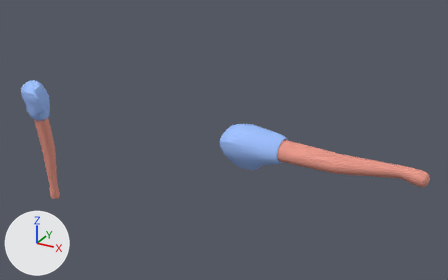
One commit to the Blender file Assets/Blender projects/PlayerModel in camera.blend: the scene before it, then after it.
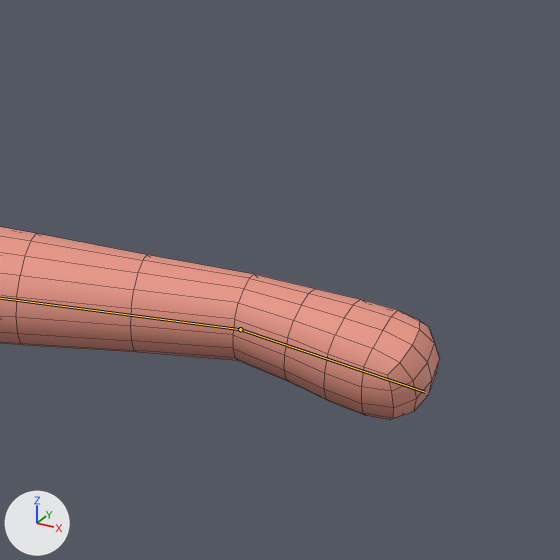
Old and new are each drawn whole from a camera (50 mm lens) standing at (15.51, -35.33, 39.0) and looking at (-5.51, 2.89, 19.89) and again close up on the part from 81% to 100% of the width and 45% to 74% of the height. Every picture has the same lights, and +X, +Y and +Z are marked at lower left. Both versions are drawn at the pose saved in each file; the numbers are the values there. The bones that bend it are drawn over the model as lines in the close-ups. The close-ups show mesh edges as thin lines.

Names of what the first close-up shows: 'PlayerModel'.
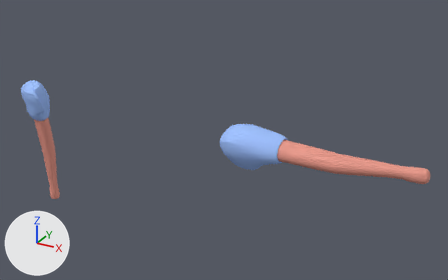
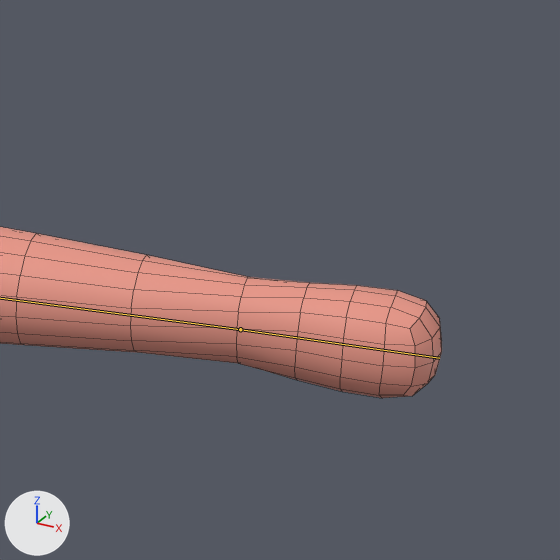
Commit message: Hand rotatie aangepast zodat dit naar recht naar voren wijst.

Boxes (x1, y1, x2, y2) around the edits, measured in the close-ups (560 x 560 px):
'PlayerModel', posed
    before: (0, 227, 440, 420)
    after: (0, 227, 442, 398)
bone 'Hand.R', root to tip
    before: (240, 329) to (425, 392)
    after: (240, 329) to (439, 358)

Diff of the bpy script that builds the scene:
```diff
--- a/Assets/Blender projects/PlayerModel in camera.blend.py
+++ b/Assets/Blender projects/PlayerModel in camera.blend.py
@@ bone_hand_r @@
 bone_hand_r = bpy.data.objects['Armature.001'].pose.bones['Hand.R']  # child of 'Lowerarm.R'
-bone_hand_r.rotation_quaternion = (0.993, 0.001, -0.002, 0.119)  # degrees (0, 0, 14)
+bone_hand_r.rotation_quaternion = (0.969, 0.018, -0.246, -0.011)  # degrees (3, -28, -2)
```
